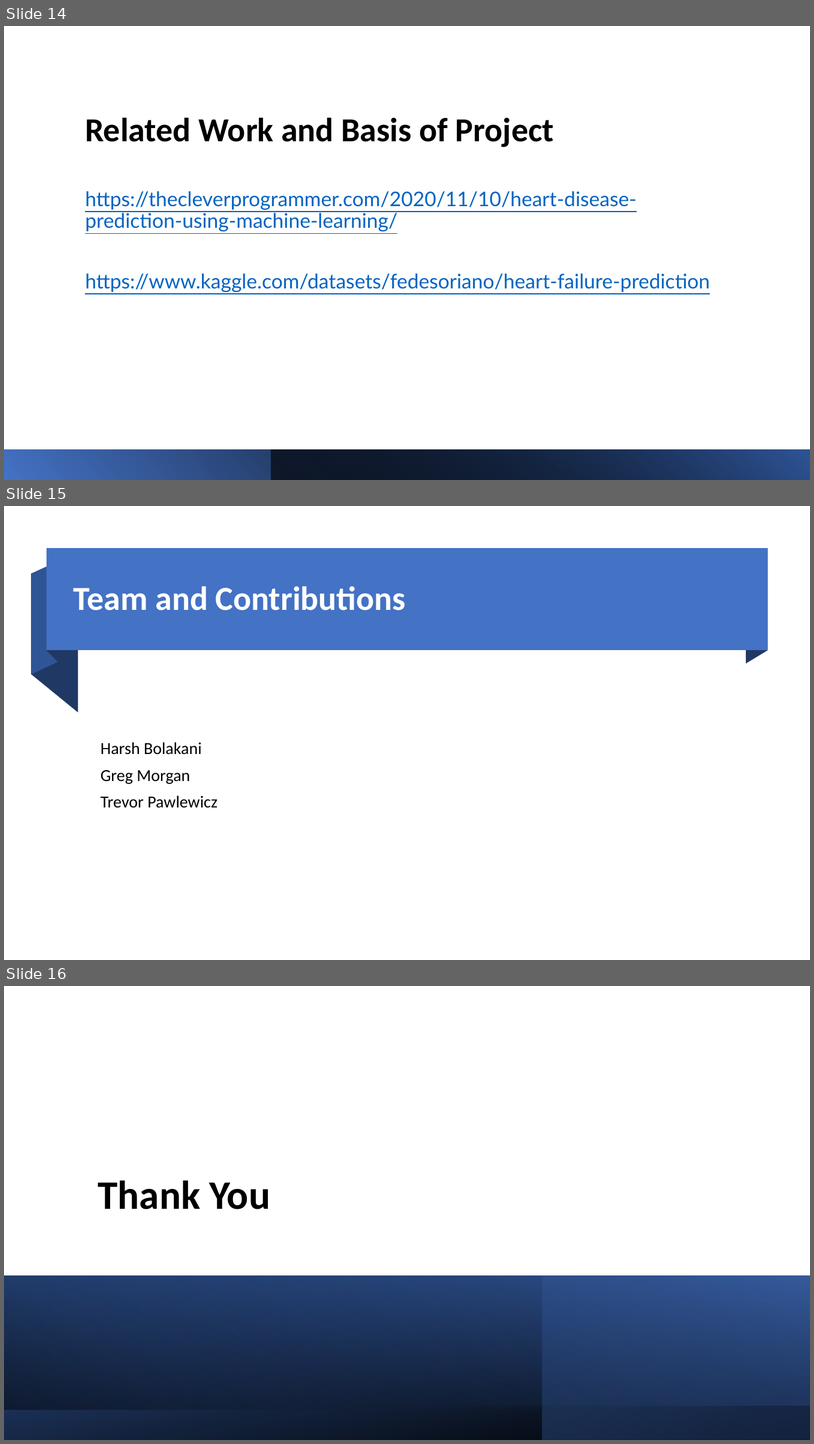
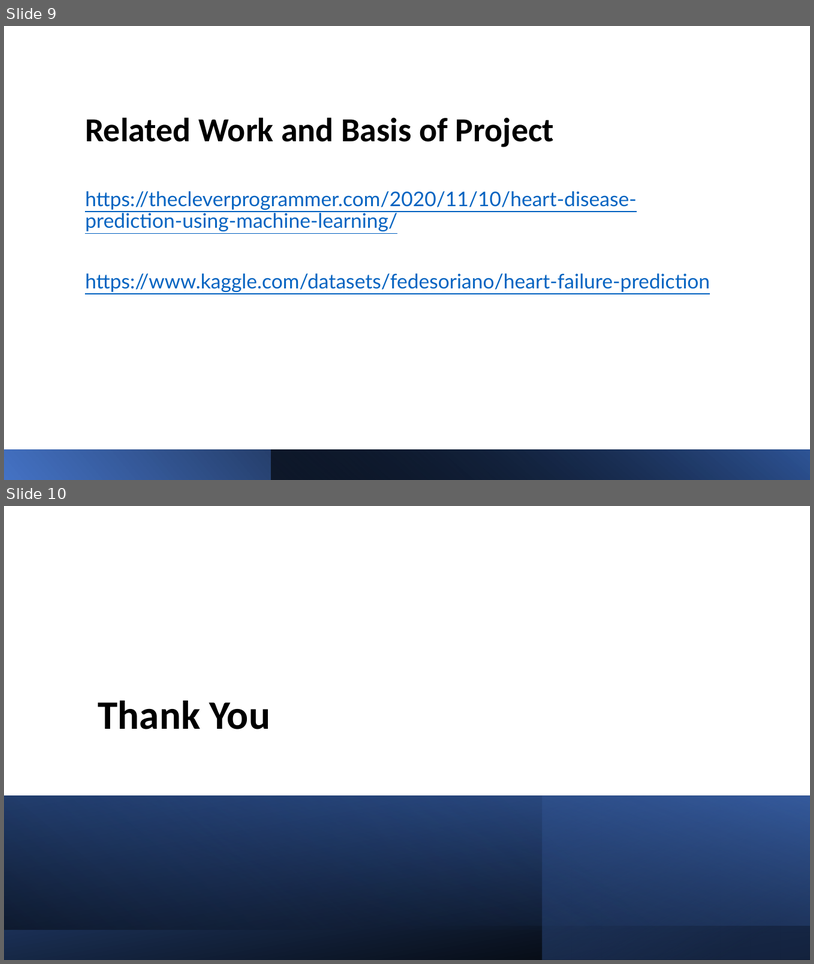
Before and after one commit to harshgit/cs613-final-project, a slide deck: presentation slides/CS613-FinalProject-Presentation.pptx. Shown one above the other, each under a label of ours: slides 14, 15 and 16 before the commit, slides 9 and 10 after it. The pictures are 814x1444 and 814x964 pixels, drawn with LibreOffice and Linux fonts; fonts in the diff are those of the drawing. Boxes give left, top, right and bottom in pixels: in the first picture for what was removed or moved away, otherwise in the second. Text is boxed around its words. In the diff, an @@ line names an element or a change of style, - is before the commit and + after.

```diff
--- a/presentation slides/CS613-FinalProject-Presentation.pptx
+++ b/presentation slides/CS613-FinalProject-Presentation.pptx
@@ slide 15 removed at (x1=4, y1=506, x2=810, y2=960), background #FFFFFF @@
@@ rectangle removed at (x1=47, y1=549, x2=768, y2=651) @@
@@ freeform shape removed at (x1=47, y1=549, x2=58, y2=661) @@
@@ freeform shape removed at (x1=746, y1=549, x2=768, y2=664) @@
@@ freeform shape removed at (x1=31, y1=574, x2=78, y2=712) @@
@@ freeform shape removed at (x1=31, y1=562, x2=58, y2=675) @@
@@ title removed at (x1=74, y1=586, x2=406, y2=610) @@
-Team and Contributions
@@ text removed at (x1=101, y1=742, x2=218, y2=808) @@
-Harsh Bolakani
-Greg Morgan
-Trevor Pawlewicz
@@ what was slide 14 is now slide 9 @@
@@ what was slide 16 is now slide 10 @@
```
Also in this commit, not shown: 1 slide changed, 2 other slides removed, 2 other files.
